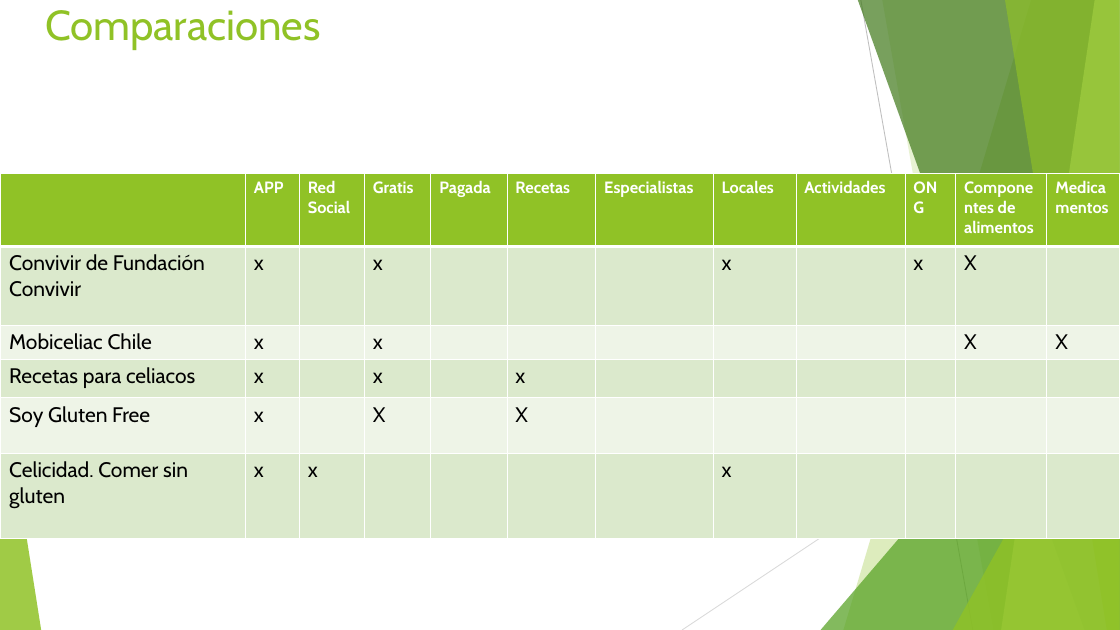
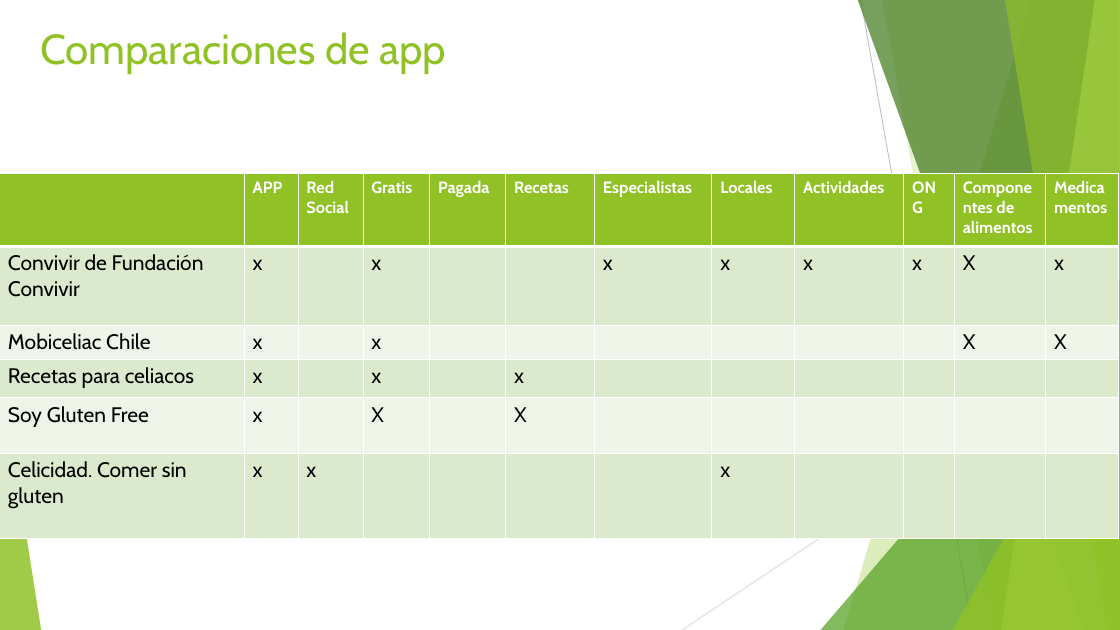
Before and after one commit to Laboratoria/scl-2018-05-bc-core-am-socialnetwork, a slide deck: slide 7 of anexos/Datos-analisisdelacompetencia-otros.pptx. Drawn at 1120x630 pixels with LibreOffice and Linux fonts; fonts in the diff are those of the drawing. Boxes give left, top, right and bottom in pixels: in the first picture for what was removed or moved away, otherwise in the second. Text is boxed around its words. In the diff, an @@ line names an element or a change of style, - is before the commit and + after.

```diff
--- a/anexos/Datos-analisisdelacompetencia-otros.pptx
+++ b/anexos/Datos-analisisdelacompetencia-otros.pptx
@@ title at [40,32,446,74]: text changed @@
-Comparaciones
+Comparaciones de app
@@ table at [0,173,1119,536] @@
-row 2: Convivir de Fundación Convivir | x |  | x |  |  |  | x |  | x | X | 
+row 2: Convivir de Fundación Convivir | x |  | x |  |  | x | x | x | x | X | x
```
Also in this commit, not shown: 4 slides added, 4 other files.
